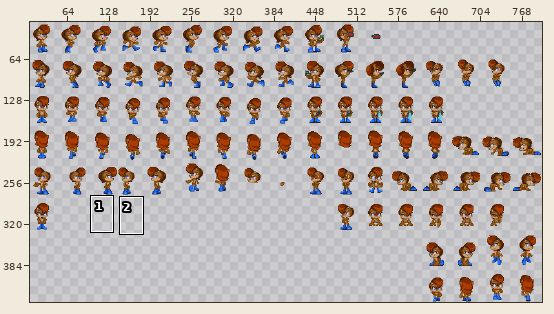
Pixel-art file: art/sprites/sally.aseprite. Above: a wide view before the commit, with the close-up outlined.
Close-up. As it was:
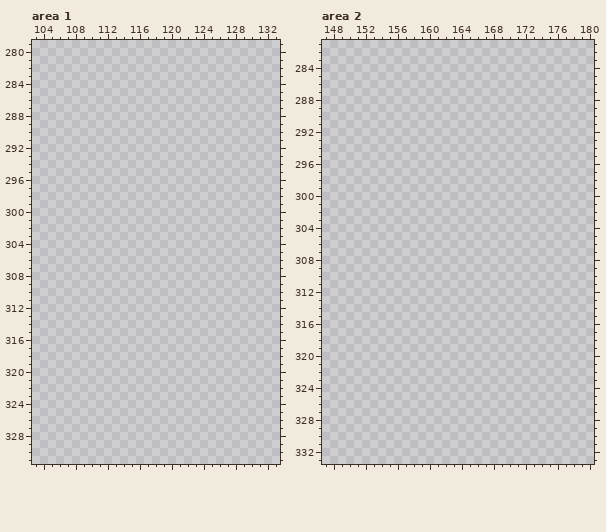
799x440 pixels, 1 frame. Shown: area 1: x 103..133, y 279..331; area 2: x 147..180, y 281..333. The wide view leaves out empty margins.
After:
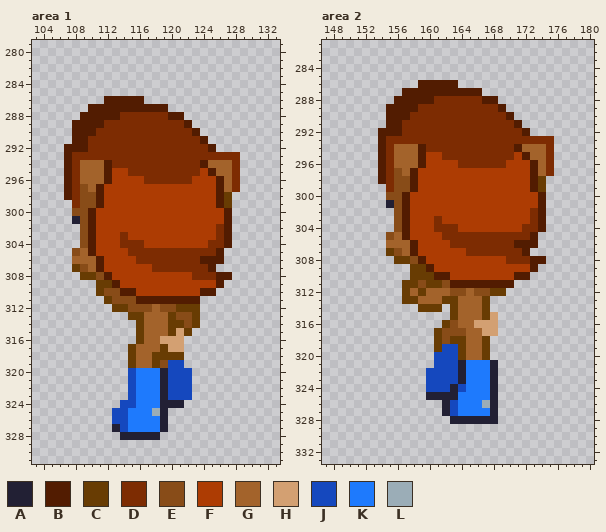
Palette (. is transparent): A #222034  B #521c01  C #683c03  D #7d2c02  E #884c18  F #ad3c03  G #a3632b  H #d3a072  J #1548be  K #1e7afd  L #9badb7
The exact change:
Changed rows in their new state; - is an unchanged pixel.
Area 1, layer "Layer 1":
first column x 107:
286 -----BBBBB------------
287 ---BBBBBBBBBB---------
288 --BBBBBDDDDDDBB-------
289 -BBBBDDDDDDDDDDB------
290 -BBBDDDDDDDDDDDDB-----
291 -BBDDDDDDDDDDDDDDB----
292 BBBDDDDDDDDDDDDDDDB---
293 BDDDDDDDDDDDDDDDDDDDDD
294 BDGGGBDDDDDDDDDDDBGGGD
295 BDGGGBFFDDDDDDDDDFBGGD
296 BDGGGBFFFFDDDDDDFFFBGD
297 BDEGBFFFFFFFFFFFFFFBGD
298 BDEEBFFFFFFFFFFFFFFBC-
299 -DEEBFFFFFFFFFFFFFFBC-
300 -EEBFFFFFFFFFFFFFFFFB-
301 -AEBFFFFFFFFFFFFFFFFB-
302 --EBFFFFFFFFFFFFFFFDB-
303 --EBFFFDFFFFFFFFFFFDB-
304 --EBFFFDDDFFFFFFFFDDB-
305 -EGBFFFFDDDDDDDDDDDB--
306 -GGGBFFFFDDDDDDDDBBB--
307 -CEGBFFFFFFDDDDDDDB---
308 --CCEBFFFFFFFFFFDDDBB-
309 ----CCBFFFFFFFFFFFFB--
310 ----CEEBBFFFFFFFFBB---
311 -----CEEEBBBBBBBB-----
312 ------CCEEEGEECCC-----
313 --------CCGGGCEEC-----
314 ---------CGGGCCEC-----
315 ---------CGGGCHC------
316 ---------CGGHHH-------
317 --------CGGGCHH-------
318 --------CGGCCCC-------
319 --------CGGCEJJ-------
320 --------JKKKAJJJ------
321 --------JKKKAJJJ------
322 --------JKKKAJJJ------
323 --------JKKKAJJJ------
324 -------JJKKKAAA-------
325 ------JJKKKLA---------
326 ------JJKKKKA---------
327 ------AJKKKKA---------
328 -------AAAAA----------
Area 2, layer "Layer 1":
first column x 154:
286 -----BBBBB------------
287 ---BBBBBBBBBB---------
288 --BBBBBDDDDDDBB-------
289 -BBBBDDDDDDDDDDB------
290 -BBBDDDDDDDDDDDDB-----
291 -BBDDDDDDDDDDDDDDB----
292 BBBDDDDDDDDDDDDDDDB---
293 BDDDDDDDDDDDDDDDDDDDDD
294 BDGGGBDDDDDDDDDDDBGGGD
295 BDGGGBFFDDDDDDDDDFBGGD
296 BDGGGBFFFFDDDDDDFFFBGD
297 BDEGBFFFFFFFFFFFFFFBGD
298 BDEEBFFFFFFFFFFFFFFBC-
299 -DEEBFFFFFFFFFFFFFFBC-
300 -EEBFFFFFFFFFFFFFFFFB-
301 -AEBFFFFFFFFFFFFFFFFB-
302 --EBFFFFFFFFFFFFFFFDB-
303 --EBFFFDFFFFFFFFFFFDB-
304 --EBFFFDDDFFFFFFFFDDB-
305 -EGBFFFFDDDDDDDDDDDB--
306 -GGGBFFFFDDDDDDDDBBB--
307 -CEGBFFFFFFDDDDDDDB---
308 --CCEBFFFFFFFFFFDDDBB-
309 ----CCBFFFFFFFFFFFFB--
310 ----CCCBBFFFFFFFFBB---
311 ---CCECCEBBBBBBBB-----
312 ---CGCGGGEEGEECC------
313 ---CCGGGCCGGGC--------
314 -----CCC-CGGGC--------
315 ---------CGGGCH-------
316 --------CEGGHHH-------
317 -------CEEEGGHH-------
318 -------CECCGGC--------
319 -------CJJCGGC--------
320 -------JJJCGGC--------
321 -------JJJAKKKA-------
322 ------JJJJAKKKA-------
323 ------JJJJAKKKA-------
324 ------JJJAJKKKA-------
325 ------AAAAKKKKA-------
326 --------AJKKKLA-------
327 --------AJKKKKA-------
328 ---------AAAAAA-------
Where, in picture pixels (left, top, right, bottom), the same in both close-ups:
added: (64, 96, 240, 440)
added: (378, 80, 554, 424)
